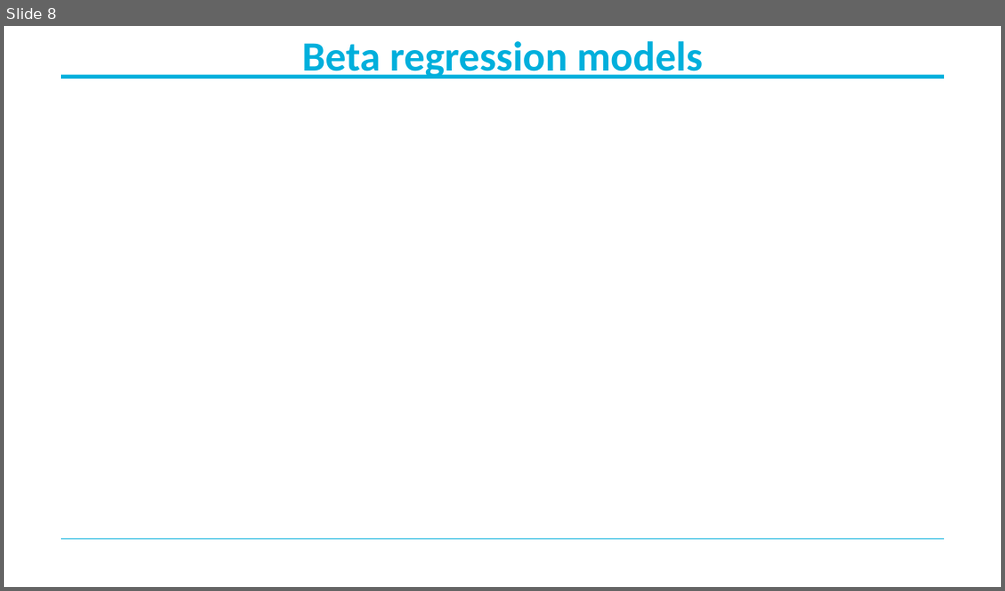
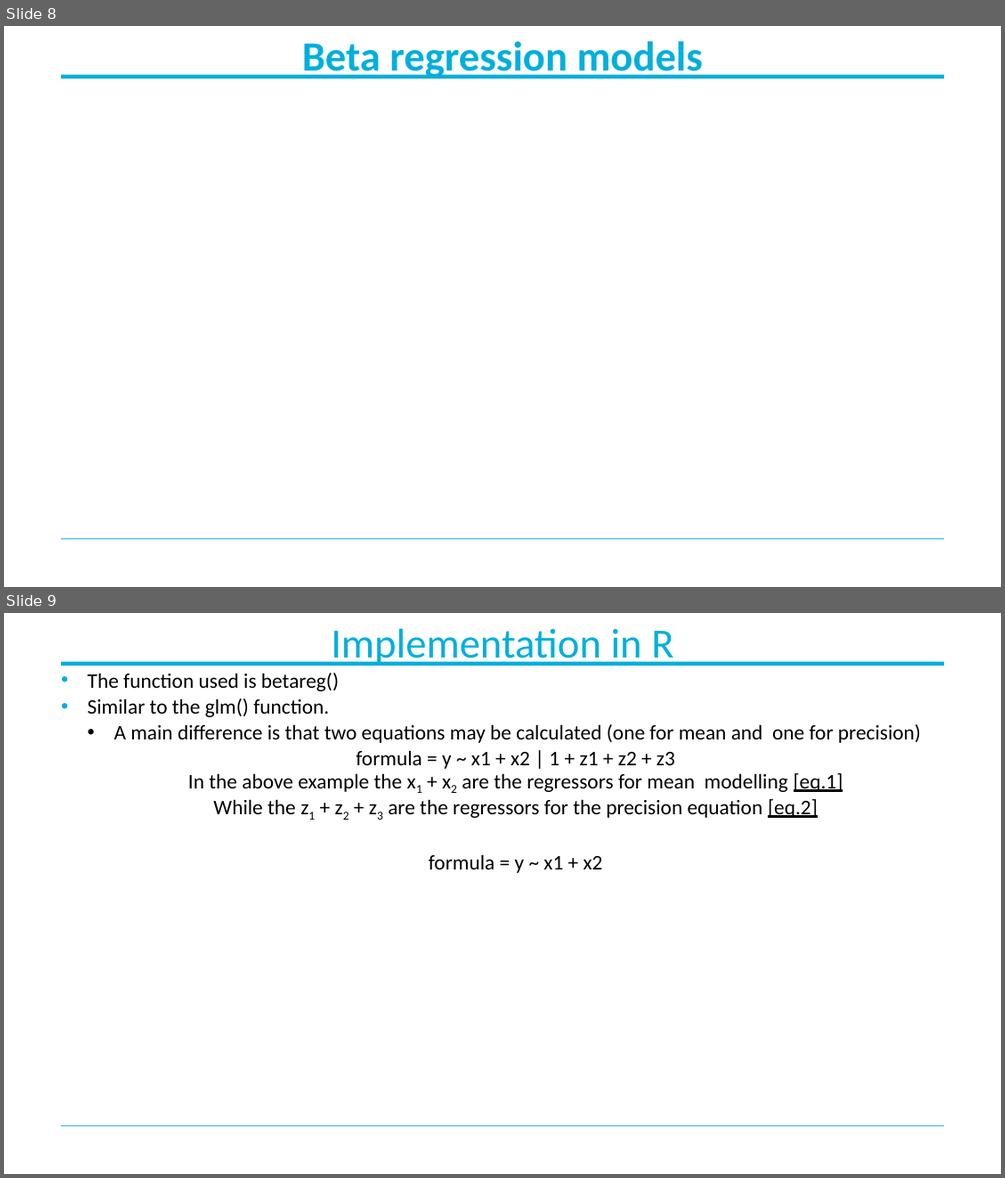
Before and after one commit to MichaelBelias/My-Complete-Book-In-R, a slide deck: Beta Regression/Beta-regression.pptx. Shown one above the other, each under a label of ours: slide 8 before the commit, slides 8 and 9 after it. The pictures are 1005x591 and 1005x1178 pixels, drawn with LibreOffice and Linux fonts; fonts in the diff are those of the drawing; grey boxes stand for pictures; background and template pictures are left out. Boxes give left, top, right and bottom in pixels: in the first picture for what was removed or moved away, otherwise in the second. Text is boxed around its words. In the diff, an @@ line names an element or a change of style, - is before the commit and + after.

```diff
--- a/Beta Regression/Beta-regression.pptx
+++ b/Beta Regression/Beta-regression.pptx
@@ slide 9 added at (4,613,1001,1174), background #FFFFFF; not listed: 2 template elements that a slide beside it also shows @@
@@ title added at (331,628,673,666), 40 pt, text #00AFDC @@
+Implementation in R
@@ text added at (88,673,921,873), 20 pt, text #000000 @@
+• The function used is betareg()
+• Similar to the glm() function.
+  • A main difference is that two equations may be calculated (one for mean and one for precision)
+  formula = y ~ x1 + x2 | 1 + z1 + z2 + z3
+  In the above example the x1 + x2 are the regressors for mean modelling [eq.1]
+  While the z1 + z2 + z3 are the regressors for the precision equation [eq.2]
+  formula = y ~ x1 + x2
```
Also in this commit, not shown: 2 slides changed, 6 other slides added, 1 slide removed, 2 other files.
